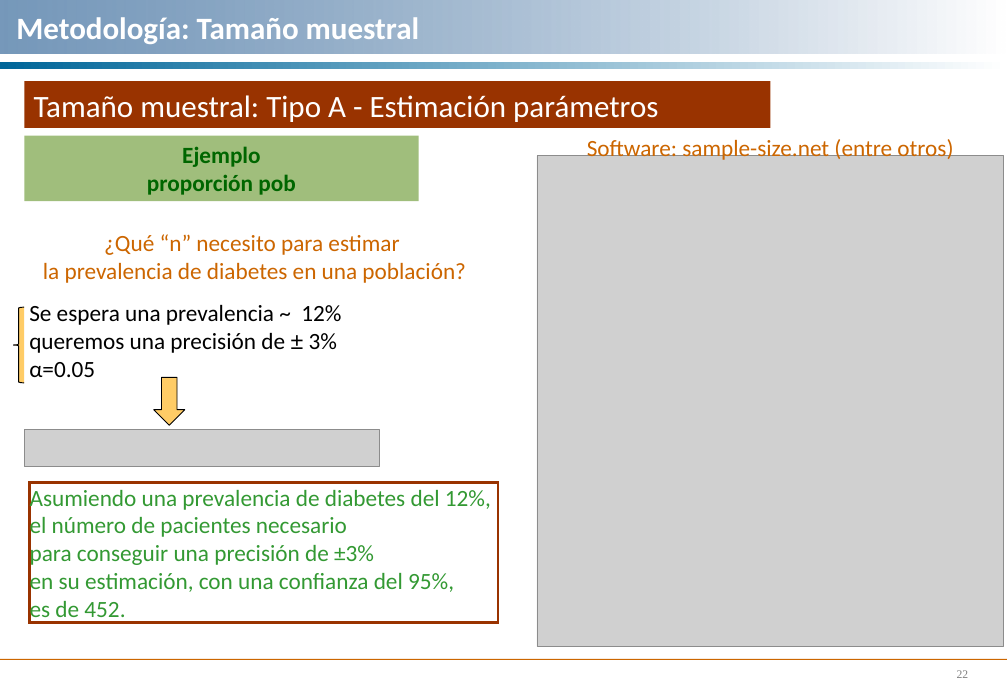
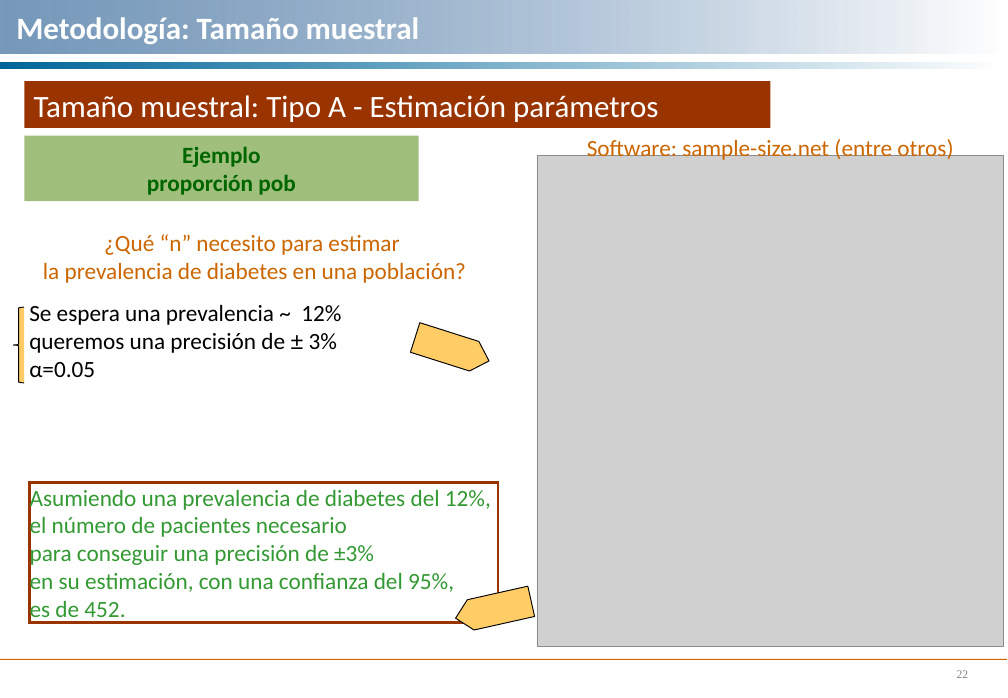
Before and after one commit to ibaitamayo/Taller_PI, a slide deck: slide 22 of Taller 2/Metodología. Taller.ppt. Drawn at 1008x698 pixels with LibreOffice and Linux fonts; fonts in the diff are those of the drawing; grey boxes stand for pictures. Boxes give left, top, right and bottom in pixels: in the first picture for what was removed or moved away, otherwise in the second. Text is boxed around its words. In the diff, an @@ line names an element or a change of style, - is before the commit and + after.

```diff
--- a/Taller 2/Metodología. Taller.ppt
+++ b/Taller 2/Metodología. Taller.ppt
@@ down arrow added at [410, 323, 493, 375], fill #FFCC66, outline #000000 0.74 pt @@
@@ down arrow removed at [153, 378, 184, 425] @@
@@ picture removed at [24, 429, 379, 466] @@
@@ down arrow added at [452, 586, 534, 633], fill #FFCC66, outline #000000 0.74 pt @@
```
Also in this commit, not shown: 12 other slides changed, 12 slides added, 2 other files.
